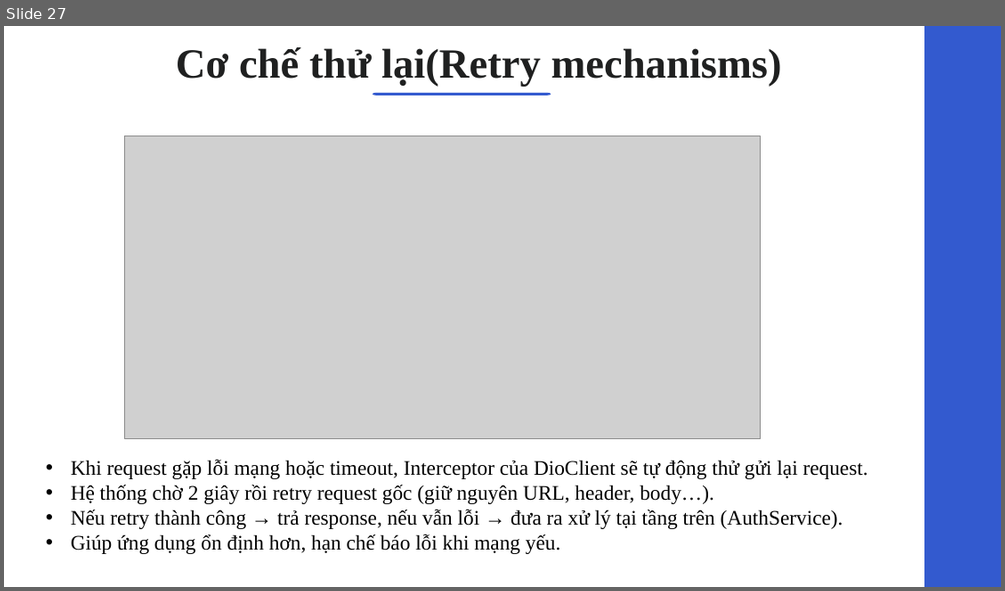
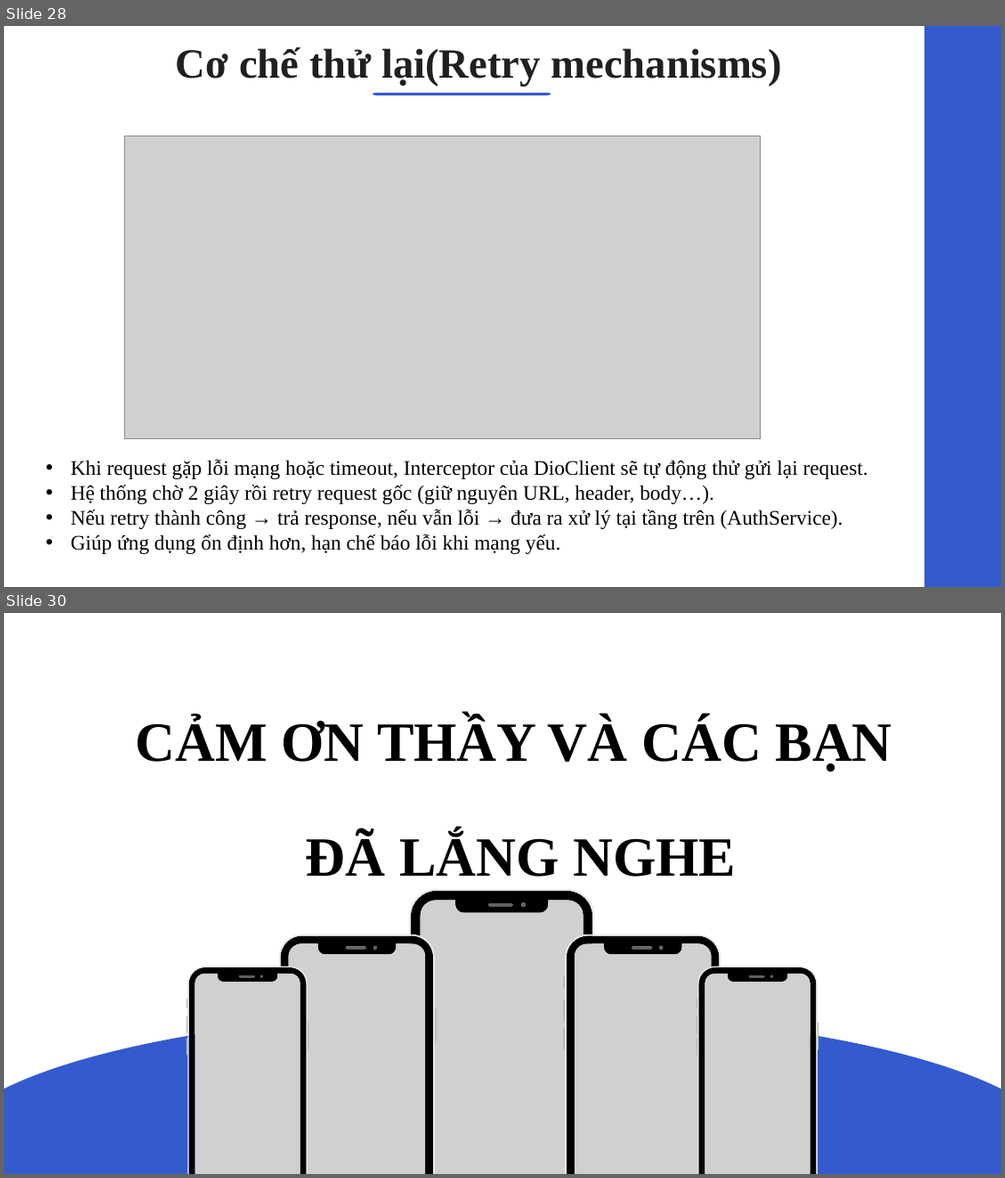
Before and after one commit to tiendat22ktmt2/baocaochude9, a slide deck: BaoCaovaSlide/baocaochude9_slide.pptx. Shown one above the other, each under a label of ours: slide 27 before the commit, slides 28 and 30 after it; the slides between them are not shown. The pictures are 1005x591 and 1005x1178 pixels, drawn with LibreOffice and Linux fonts; fonts in the diff are those of the drawing; grey boxes stand for pictures; background and template pictures are left out. Boxes give left, top, right and bottom in pixels: in the first picture for what was removed or moved away, otherwise in the second. Text is boxed around its words. In the diff, an @@ line names an element or a change of style, - is before the commit and + after.

```diff
--- a/BaoCaovaSlide/baocaochude9_slide.pptx
+++ b/BaoCaovaSlide/baocaochude9_slide.pptx
@@ slide 30 added at (4,613,1001,1174), background #FFFFFF @@
@@ text added at (135,717,892,876), 80 pt, text #000000, bold @@
+CẢM ƠN THẦY VÀ CÁC BẠN
+ĐÃ LẮNG NGHE
@@ group added at (406,889,596,1174): 8 freeform shapes, 1 picture @@
@@ group added at (277,934,437,1174): 8 freeform shapes, 1 picture @@
@@ group added at (563,934,722,1174): 8 freeform shapes, 1 picture @@
@@ group added at (186,965,309,1174): 8 freeform shapes, 1 picture @@
@@ group added at (696,965,819,1174): 8 freeform shapes, 1 picture @@
@@ freeform shape added at (4,1011,1001,1174), fill #335ACF @@
@@ what was slide 27 is now slide 28 @@
```
Also in this commit, not shown: 2 slides changed, 2 other slides added, 1 slide removed, 1 other file.
